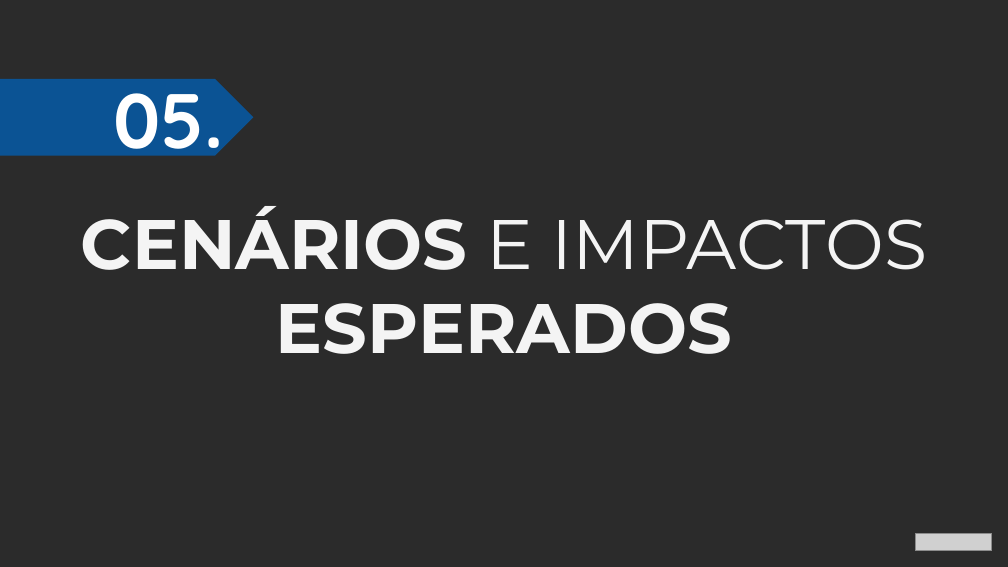
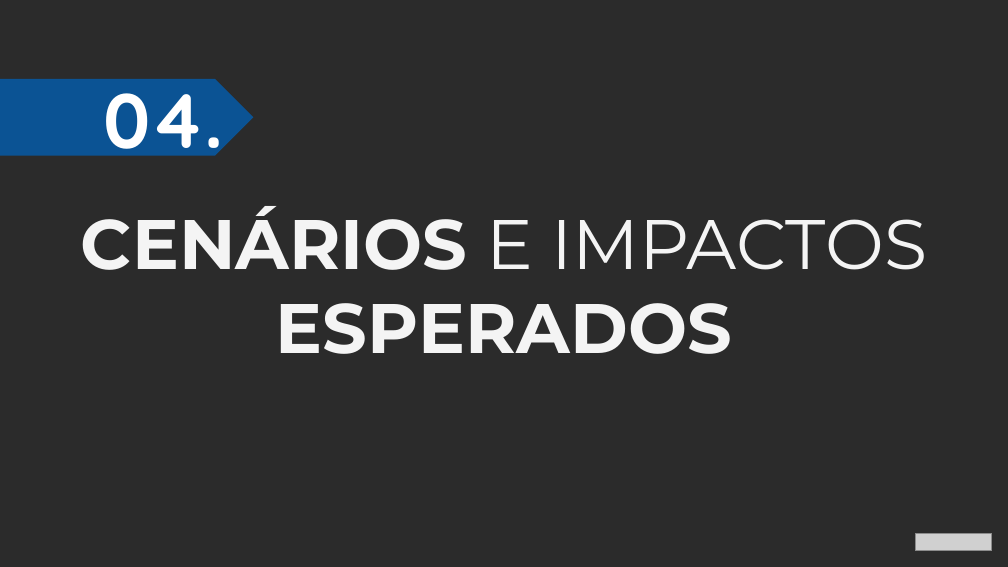
Before and after one commit to MatheusBoomer/growth-cycle-boomer, a slide deck: slide 42 of clientes/_fixtures/verdeluz/base/app/propostas/af3eb9ea-451d-d6f5-3f3d-44d3a8131ce2.pptx (slide 47 before the commit). Drawn at 1008x567 pixels with LibreOffice and Linux fonts; fonts in the diff are those of the drawing; grey boxes stand for pictures; background and template pictures are left out; a plain dark background stands for a picture behind light text. Boxes give left, top, right and bottom in pixels: in the first picture for what was removed or moved away, otherwise in the second. Text is boxed around its words. In the diff, an @@ line names an element or a change of style, - is before the commit and + after.

```diff
--- a/clientes/_fixtures/verdeluz/base/app/propostas/af3eb9ea-451d-d6f5-3f3d-44d3a8131ce2.pptx
+++ b/clientes/_fixtures/verdeluz/base/app/propostas/af3eb9ea-451d-d6f5-3f3d-44d3a8131ce2.pptx
@@ text in pentagon arrow at [103, 68, 224, 168]: text changed @@
-05.
+04.
```
Also in this commit, not shown: 3 other slides changed, 5 slides removed, 9 other files.
